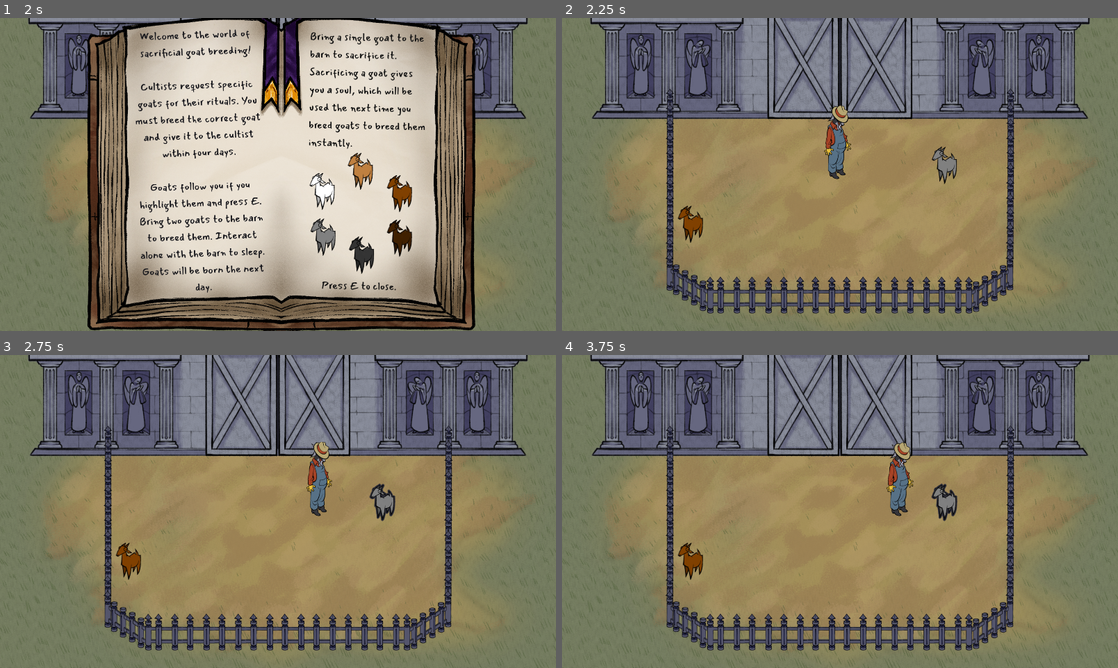
Above: before the commit, frames 1-4 (two rows, left to right).
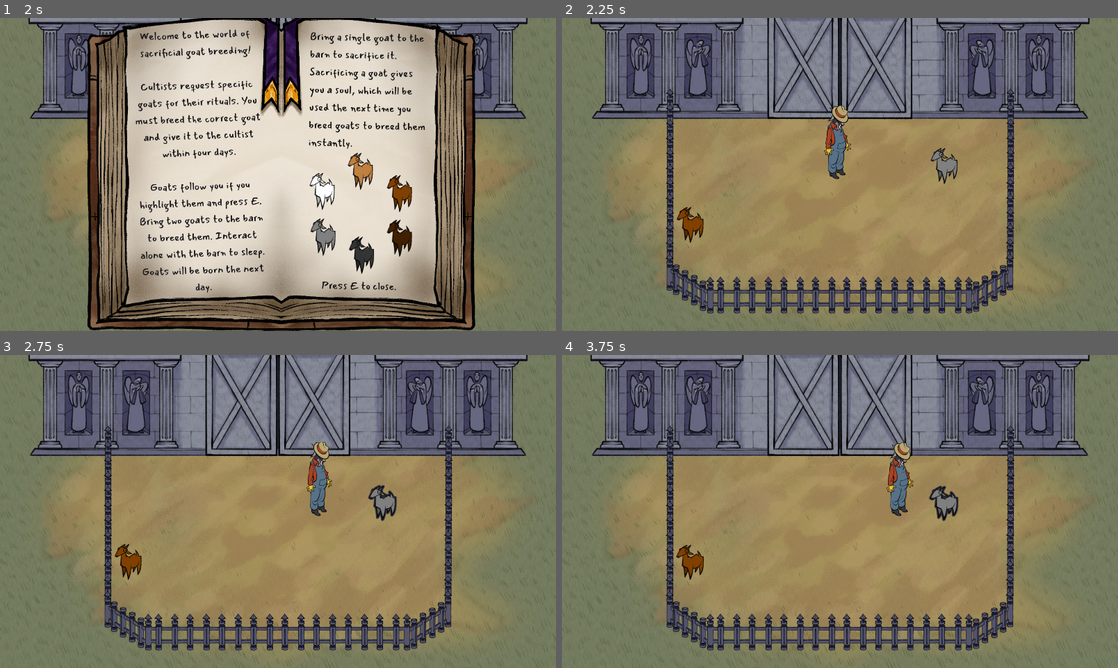
Above: after the commit, the same moments.

Repository: jadicodes/goat-game
Game: Godot game, scene res://ui/main_menu.tscn
Same seed, same stepped clock (60 frames per second), same inputs: the game is played once before the commit and once after it.
Inputs (mouse positions are in pixels of both pictures, inside the frame that each line leads up to):
- Up to frame 1 (2 s): click "Play Game" at 0.5 s; click "Play Game" at 1.25 s
- Up to frame 2 (2.25 s): tap E (interact) at 2 s; move the mouse to (962, 158) at 2.02 s; hold D (move_right) from 2.03 s (still down); hold E (interact) from 2.03 s (still down); click (962, 158) at 2.17 s
- Up to frame 3 (2.75 s): keep holding D (move_right); keep holding E (interact)
- Up to frame 4 (3.75 s): release D (move_right) at 2.75 s; release E (interact) at 2.75 s; drag from (728, 527) to (840, 417) at 2.77 s; move the mouse to (895, 442) at 3.52 s; hold D (move_right) from 3.53 s (still down); tap Alt at 3.6 s

Frame 1 is identical in both runs. In frame 2, 0.3% of the frame differs, in the area x 20-72%, y 41-72%; in frame 3, 0.3%; in frame 4, 0.4%.
Error in both runs: Cannot call method 'get_root' on a null value. (res://farm/farm.gd:29)

Commit message:
Implement goat front idle animation

Diff:
--- a/project/goat/goat.tscn
+++ b/project/goat/goat.tscn
@@ -1,10 +1,10 @@
-[gd_scene load_steps=33 format=3 uid="uid://cquhif3oogil8"]
+[gd_scene load_steps=37 format=3 uid="uid://cquhif3oogil8"]
 
 [ext_resource type="Script" uid="uid://cwrc72jas37aa" path="res://goat/goat.gd" id="1_rf04r"]
 [ext_resource type="Script" uid="uid://d20spc7xxot7" path="res://directional_sprite/directional_sprite.gd" id="2_d2nyf"]
 [ext_resource type="Shader" uid="uid://ctv322np0pxm0" path="res://hover_outline.gdshader" id="2_m3eqh"]
+[ext_resource type="Texture2D" uid="uid://by8olwks53i3e" path="res://goat/goat_idle_front_shet.png" id="4_jg6it"]
 [ext_resource type="Texture2D" uid="uid://drg48rpojyljm" path="res://goat/goat_sprite_back.png" id="4_rf04r"]
-[ext_resource type="Texture2D" uid="uid://b37k3xd0n13lf" path="res://goat/goat_sprite.png" id="4_xcji4"]
 [ext_resource type="Texture2D" uid="uid://c0w58n8ho2i8" path="res://goat/goat_walk_back_sprite_sheet.png" id="5_jg6it"]
 [ext_resource type="Script" uid="uid://dwxhny1t5uu8p" path="res://state_machine/state_machine.gd" id="5_lkuck"]
 [ext_resource type="Script" uid="uid://w3ed86w0wx8q" path="res://goat/state_machine/goat_idle_state.gd" id="6_xcji4"]
@@ -27,6 +27,22 @@
 shader_parameter/enabled = false
 shader_parameter/modulate_color = Color(1, 1, 1, 1)
 
+[sub_resource type="AtlasTexture" id="AtlasTexture_sruva"]
+atlas = ExtResource("4_jg6it")
+region = Rect2(0, 0, 128, 128)
+
+[sub_resource type="AtlasTexture" id="AtlasTexture_0yo7g"]
+atlas = ExtResource("4_jg6it")
+region = Rect2(128, 0, 128, 128)
+
+[sub_resource type="AtlasTexture" id="AtlasTexture_ss5fg"]
+atlas = ExtResource("4_jg6it")
+region = Rect2(256, 0, 128, 128)
+
+[sub_resource type="AtlasTexture" id="AtlasTexture_vm68i"]
+atlas = ExtResource("4_jg6it")
+region = Rect2(384, 0, 128, 128)
+
 [sub_resource type="AtlasTexture" id="AtlasTexture_cwojh"]
 atlas = ExtResource("5_jg6it")
 region = Rect2(0, 0, 128, 128)
@@ -79,7 +95,16 @@
 }, {
 "frames": [{
 "duration": 1.0,
-"texture": ExtResource("4_xcji4")
+"texture": SubResource("AtlasTexture_sruva")
+}, {
+"duration": 1.0,
+"texture": SubResource("AtlasTexture_0yo7g")
+}, {
+"duration": 1.0,
+"texture": SubResource("AtlasTexture_ss5fg")
+}, {
+"duration": 1.0,
+"texture": SubResource("AtlasTexture_vm68i")
 }],
 "loop": true,
 "name": &"idle_front",
Not shown, added: project/goat/goat_idle_front_shet.png.import
